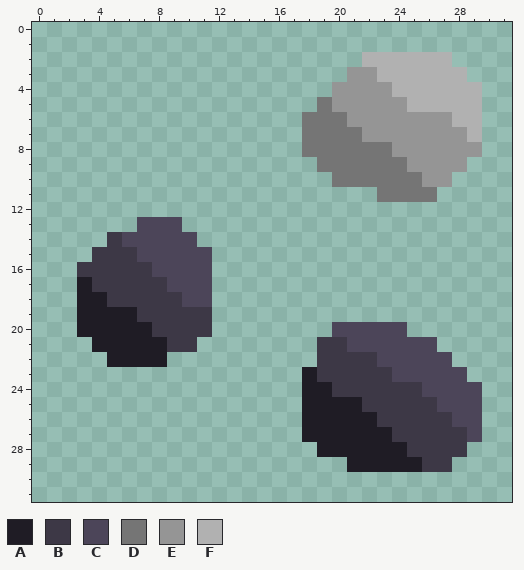
Two versions of one pixel-art sprite, sprites/blocks/environment/ore-obsidian3.png. That is the earlier state.
The file is 32x32 pixels.
Palette (. is transparent): A #1f1c25  B #3d3846  C #4c4559  D #757575  E #959595  F #b1b1b1
Pixels before, first column x 3:
 2 ...................FFFFFF..
 3 ..................EEFFFFFF.
 4 .................EEEEFFFFFF
 5 ................DEEEEEFFFFF
 6 ...............DDDEEEEEEEFF
 7 ...............DDDDEEEEEEEF
 8 ...............DDDDDDEEEEEE
 9 ................DDDDDDEEEE.
10 .................DDDDDDEE..
11 ....................DDDD...
12 ...........................
13 ....CCC....................
14 ..BCCCCC...................
15 .BBBCCCCC..................
16 BBBBBCCCC..................
17 ABBBBBCCC..................
18 AABBBBBCC..................
19 AAAABBBBB..................
20 AAAAABBBB........CCCCC.....
21 .AAAAABB........BBCCCCCC...
22 ..AAAA..........BBBBCCCCC..
23 ...............ABBBBBCCCCC.
24 ...............AABBBBBBCCCC
25 ...............AAAABBBBBCCC
26 ...............AAAAABBBBBCC
27 ...............AAAAAABBBBBC
28 ................AAAAAABBBB.
29 ..................AAAAABB..
Now the later version:
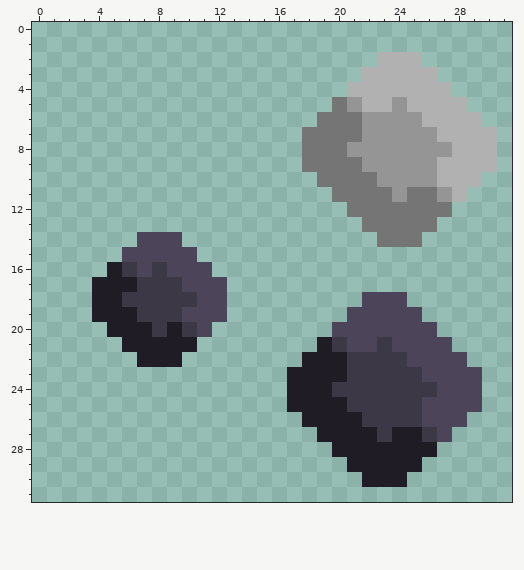
The edit:
Changed rows in their new state; - is an unchanged pixel.
first column x 3:
 2 -------------------.---..---
 3 ------------------.F----..--
 4 -----------------.FFF----..-
 5 ----------------.D-FF-----.-
 6 ---------------.--D----FF---
 7 ------------------------FF-F
 8 ------------------EEE----FFF
 9 ---------------D---EEE--FFFF
10 ----------------D---EEE-FFF-
11 -----------------DDD-E--EF--
12 ------------------DDDDDDD---
13 ----...------------DDDDD----
14 --..---.------------DDD-----
15 -..C----.-------------------
16 ..A-CB----------------------
17 .AAA--B--C------------------
18 .-A----B-C---------CCC------
19 .------CCC--------CCCCC-----
20 ..----A-C-------------CC----
21 -..---AA--------A---B---C---
22 --..--A--------AAA--BB---C--
23 --------------A-AA---BB---C-
24 --------------A--------B----
25 --------------A---B----C----
26 -------------------B---CC-.-
27 ---------------.----BAA-C..-
28 ----------------.-----AA..--
29 -----------------------..---
30 -------------------AAA------
Changed places in both pictures, as pixel boxes (x1, y1, x2, y2):
changed: (77, 52, 497, 487)
